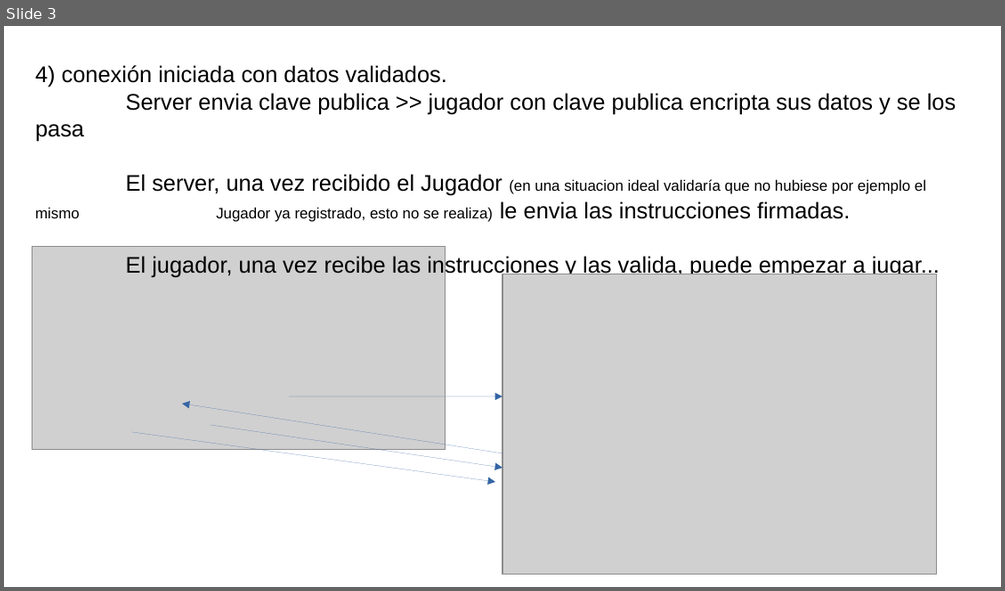
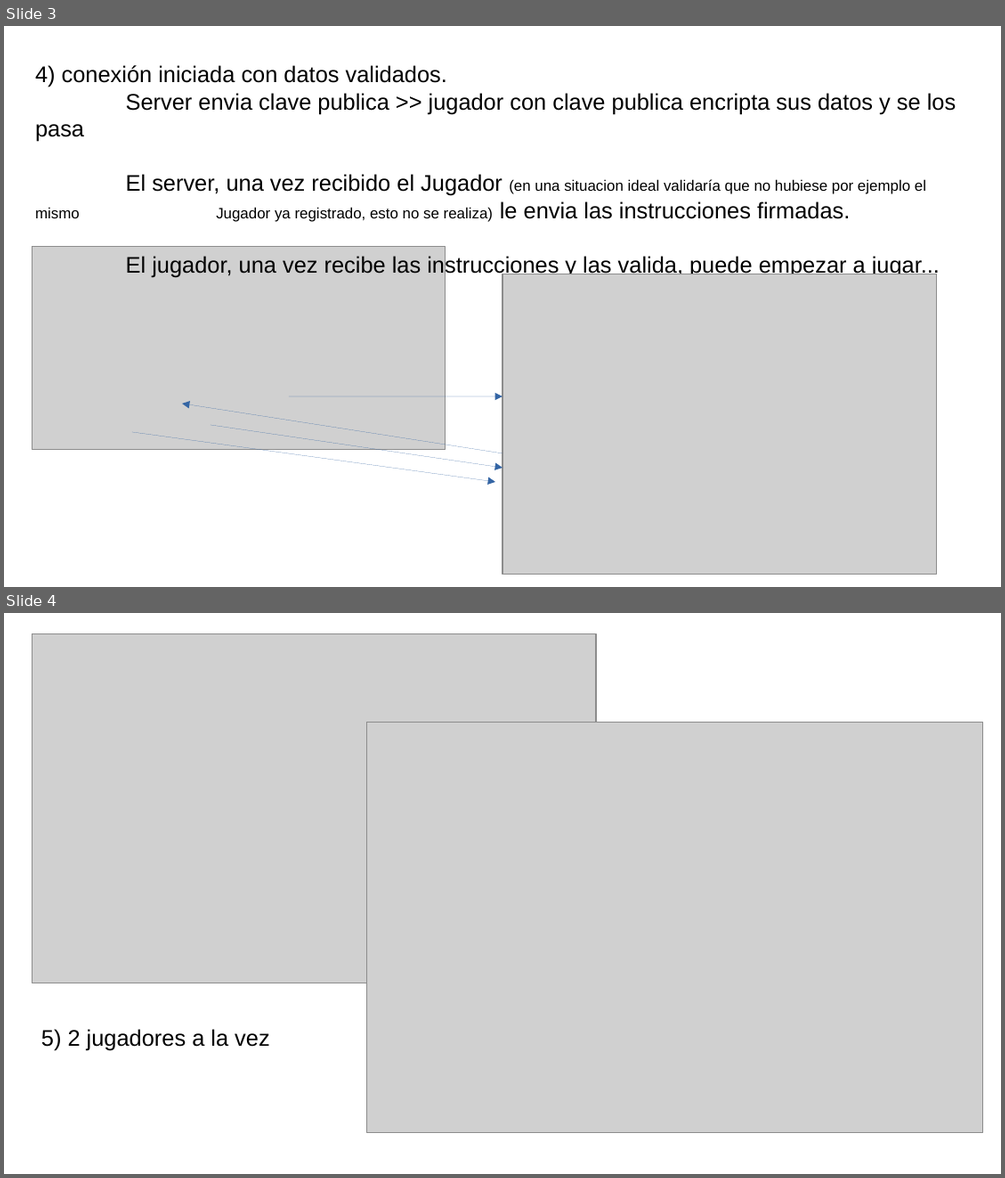
Before and after one commit to mariaroda76/EVAL2_EIDER, a slide deck: docs_utiles/entregable-informe.odp. Shown one above the other, each under a label of ours: slide 3 before the commit, slides 3 and 4 after it. The pictures are 1005x591 and 1005x1178 pixels, drawn with LibreOffice and Linux fonts; fonts in the diff are those of the drawing; grey boxes stand for pictures. Boxes give left, top, right and bottom in pixels: in the first picture for what was removed or moved away, otherwise in the second. Text is boxed around its words. In the diff, an @@ line names an element or a change of style, - is before the commit and + after.

```diff
--- a/docs_utiles/entregable-informe.odp
+++ b/docs_utiles/entregable-informe.odp
@@ slide 4 added at bbox=[4, 613, 1001, 1174], background #FFFFFF @@
@@ picture added at bbox=[32, 634, 596, 984] @@
@@ picture added at bbox=[368, 722, 983, 1132] @@
@@ text added at bbox=[41, 1029, 269, 1050], 18 pt, text #000000 @@
+5) 2 jugadores a la vez
```
Also in this commit, not shown: 1 other slide added, 13 slides removed, 3 other files.
